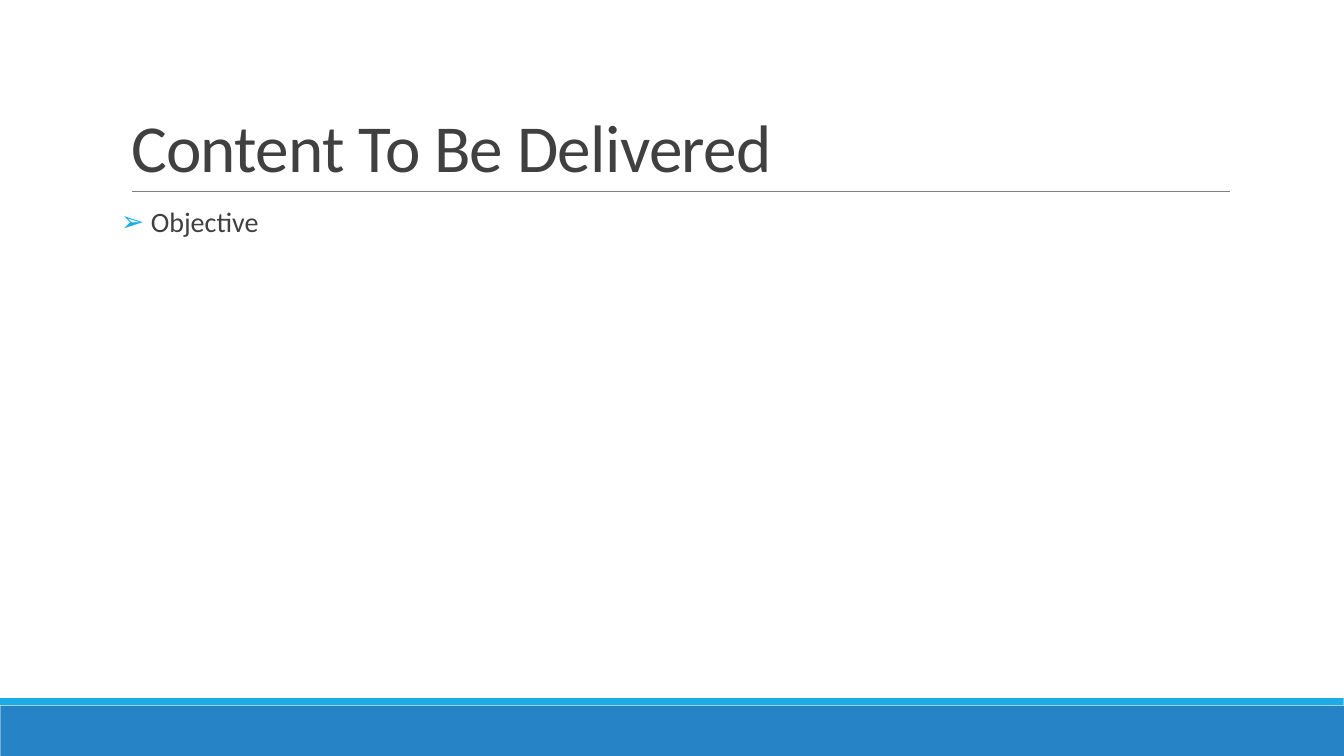
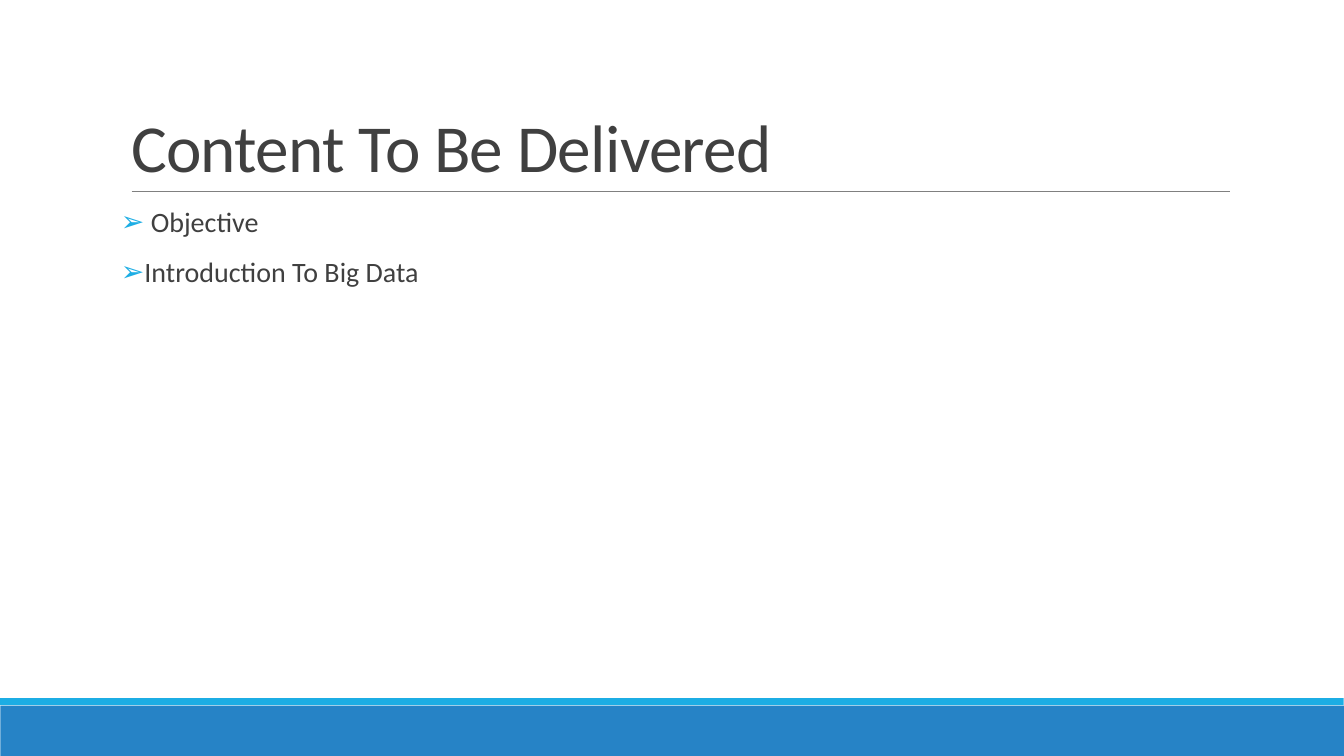
Before and after one commit to DistributedSystems-Fall2018-NEDUET/project-dist_sys, a slide deck: slide 4 of Project Interim Submission/Generic DS Framework.pptx. Drawn at 1344x756 pixels with LibreOffice and Linux fonts; fonts in the diff are those of the drawing. Boxes give left, top, right and bottom in pixels: in the first picture for what was removed or moved away, otherwise in the second. Text is boxed around its words. In the diff, an @@ line names an element or a change of style, - is before the commit and + after.

```diff
--- a/Project Interim Submission/Generic DS Framework.pptx
+++ b/Project Interim Submission/Generic DS Framework.pptx
@@ text at (x1=144, y1=262, x2=419, y2=287): paragraph added @@
+➢ Introduction To Big Data
```
Also in this commit, not shown: 1 slide added.
